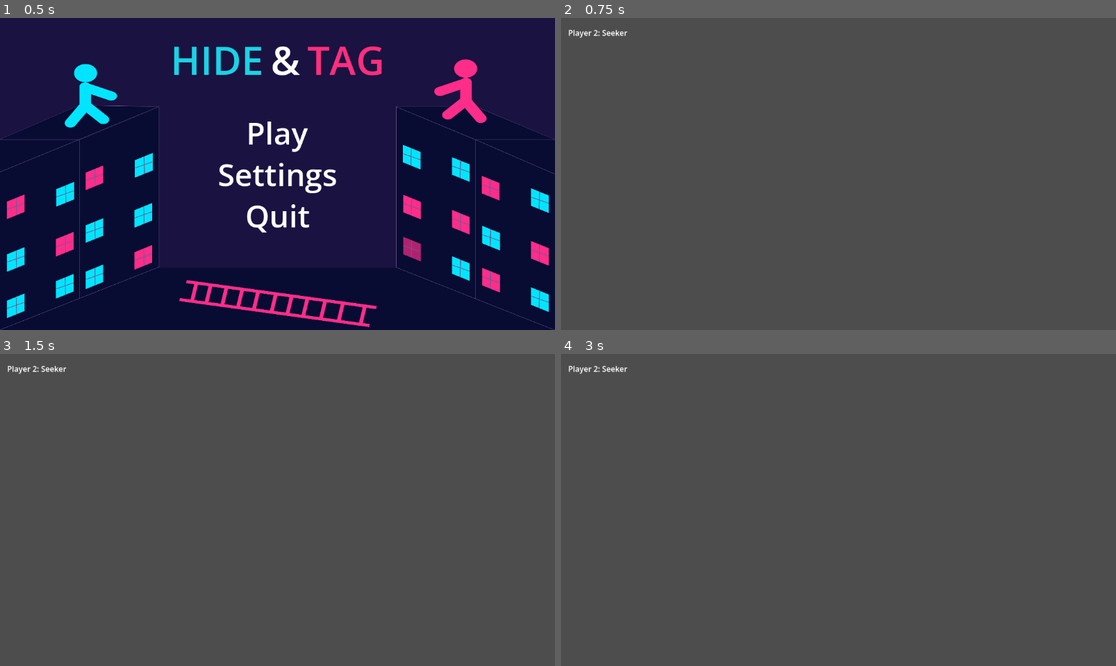
Above: before the commit, frames 1-4 (two rows, left to right).
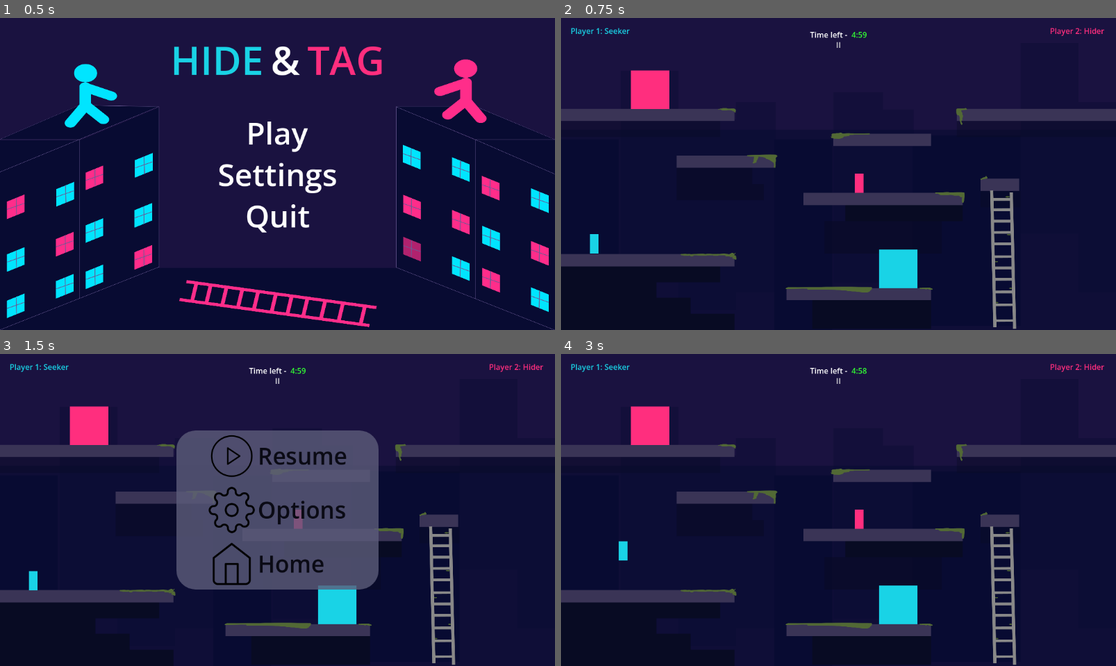
Above: after the commit, the same moments.

Repository: jatinsacodes/Hide-Tag
Game: Godot game, scene res://scenes/main_menu.tscn
Same seed, same stepped clock (60 frames per second), same inputs: the game is played once before the commit and once after it.
Inputs (mouse positions are in pixels of both pictures, inside the frame that each line leads up to):
- Up to frame 1 (0.5 s): no input
- Up to frame 2 (0.75 s): click "Play" at 0.5 s
- Up to frame 3 (1.5 s): click (277, 382) at 1.25 s, where only the run after the commit has a clickable "II"
- Up to frame 4 (3 s): click (838, 456) at 2 s, where only the run after the commit has a clickable "Resume"; tap Enter at 2.75 s; hold D from 2.78 s (still down); hold W from 2.78 s (still down)

Frame 1 is identical in both runs. In frame 2, 100% of the frame differs, in the area x 0-100%, y 0-100%; in frame 3, 99%; in frame 4, 100%.

Commit message:
Made Map 1
Added a timer, map 1, ladder, places to hide, hiding behind places, the game can be paused, respawning, play button loads map 1, timer has colors indicating time left, player 1 is always cyan, player 2 is always pink

Diff:
--- /dev/null
+++ b/scenes/map_1.tscn
@@ -0,0 +1,295 @@
+[gd_scene format=3 uid="uid://c1vaoeno0h7wm"]
+
+[ext_resource type="Script" uid="uid://ddvj30fr7xx28" path="res://scripts/map_1.gd" id="1_00lji"]
+[ext_resource type="Texture2D" uid="uid://d4j46ou0lf65t" path="res://assets/map1_background.png" id="1_87ub3"]
+[ext_resource type="PackedScene" uid="uid://dlurdnmhdxivl" path="res://scenes/player.tscn" id="2_lj2ar"]
+[ext_resource type="PackedScene" uid="uid://bmkr7fbkfj1mc" path="res://scenes/player_2.tscn" id="3_00lji"]
+[ext_resource type="Script" uid="uid://cs1nuueub3oeh" path="res://scripts/ladder.gd" id="3_k075t"]
+[ext_resource type="Texture2D" uid="uid://djibcpnr6ysws" path="res://assets/ladder.png" id="5_0dnla"]
+[ext_resource type="Texture2D" uid="uid://b5o67gjh7cc1d" path="res://assets/resume_icon.png" id="7_fog8g"]
+[ext_resource type="Texture2D" uid="uid://gj77le15glql" path="res://assets/options_icon.png" id="8_2vcri"]
+[ext_resource type="Texture2D" uid="uid://8xvdiho4dneg" path="res://assets/home_icon.png" id="9_wqnuq"]
+
+[sub_resource type="RectangleShape2D" id="RectangleShape2D_87ub3"]
+size = Vector2(360, 25)
+
+[sub_resource type="RectangleShape2D" id="RectangleShape2D_7xies"]
+size = Vector2(204, 25)
+
+[sub_resource type="RectangleShape2D" id="RectangleShape2D_lj2ar"]
+size = Vector2(203, 25)
+
+[sub_resource type="RectangleShape2D" id="RectangleShape2D_00lji"]
+size = Vector2(330.5, 25)
+
+[sub_resource type="RectangleShape2D" id="RectangleShape2D_0dnla"]
+size = Vector2(331, 25.5)
+
+[sub_resource type="RectangleShape2D" id="RectangleShape2D_k075t"]
+size = Vector2(80, 25)
+
+[sub_resource type="RectangleShape2D" id="RectangleShape2D_nfx0i"]
+size = Vector2(360, 25)
+
+[sub_resource type="RectangleShape2D" id="RectangleShape2D_gbsvo"]
+size = Vector2(300, 25)
+
+[sub_resource type="RectangleShape2D" id="RectangleShape2D_2vcri"]
+size = Vector2(56, 288)
+
+[sub_resource type="StyleBoxFlat" id="StyleBoxFlat_08vx1"]
+bg_color = Color(0.36078432, 0.36078432, 0.47843137, 0.8)
+corner_radius_top_left = 40
+corner_radius_top_right = 40
+corner_radius_bottom_right = 40
+corner_radius_bottom_left = 40
+
+[sub_resource type="RectangleShape2D" id="RectangleShape2D_fog8g"]
+size = Vector2(3000, 100)
+
+[node name="Map1" type="Node2D" unique_id=1002578390 node_paths=PackedStringArray("time_label", "pause_button", "player_one", "player_two", "p1_spawn", "p2_spawn", "pause_menu")]
+script = ExtResource("1_00lji")
+time_label = NodePath("CanvasLayer/TimerRow/TimeValue")
+pause_button = NodePath("CanvasLayer/PauseButton")
+player_one = NodePath("Player1")
+player_two = NodePath("Player2")
+p1_spawn = NodePath("P1Spawn")
+p2_spawn = NodePath("P2Spawn")
+pause_menu = NodePath("CanvasLayer/PauseMenu")
+
+[node name="Background" type="TextureRect" parent="." unique_id=1831633259]
+offset_right = 1152.0
+offset_bottom = 648.0
+texture = ExtResource("1_87ub3")
+expand_mode = 1
+
+[node name="Platforms" type="StaticBody2D" parent="." unique_id=1713220383]
+visible = false
+
+[node name="CollisionShape2D" type="CollisionShape2D" parent="Platforms" unique_id=879586796]
+position = Vector2(180, 201.5)
+shape = SubResource("RectangleShape2D_87ub3")
+one_way_collision = true
+
+[node name="CollisionShape2D2" type="CollisionShape2D" parent="Platforms" unique_id=1610683698]
+position = Vector2(342, 299)
+shape = SubResource("RectangleShape2D_7xies")
+one_way_collision = true
+
+[node name="CollisionShape2D3" type="CollisionShape2D" parent="Platforms" unique_id=1127100545]
+position = Vector2(666.5, 253)
+shape = SubResource("RectangleShape2D_lj2ar")
+one_way_collision = true
+
+[node name="CollisionShape2D4" type="CollisionShape2D" parent="Platforms" unique_id=1736826427]
+position = Vector2(986.75, 201.5)
+shape = SubResource("RectangleShape2D_00lji")
+one_way_collision = true
+
+[node name="CollisionShape2D5" type="CollisionShape2D" parent="Platforms" unique_id=1038655832]
+position = Vector2(668.5, 376.25)
+shape = SubResource("RectangleShape2D_0dnla")
+one_way_collision = true
+
+[node name="CollisionShape2D6" type="CollisionShape2D" parent="Platforms" unique_id=1107712316]
+position = Vector2(911, 346.5)
+shape = SubResource("RectangleShape2D_k075t")
+one_way_collision = true
+
+[node name="CollisionShape2D7" type="CollisionShape2D" parent="Platforms" unique_id=1787352122]
+position = Vector2(180, 503.5)
+shape = SubResource("RectangleShape2D_nfx0i")
+one_way_collision = true
+
+[node name="CollisionShape2D8" type="CollisionShape2D" parent="Platforms" unique_id=1505016755]
+position = Vector2(618, 573.5)
+shape = SubResource("RectangleShape2D_gbsvo")
+one_way_collision = true
+
+[node name="Ladder" type="Area2D" parent="." unique_id=952066811 node_paths=PackedStringArray("player_one", "player_two", "ladder_picture", "seeker_wait_timer")]
+script = ExtResource("3_k075t")
+player_one = NodePath("../Player1")
+player_two = NodePath("../Player2")
+ladder_picture = NodePath("LadderPicture")
+seeker_wait_timer = NodePath("SeekerWaitTimer")
+
+[node name="LadderPicture" type="TextureRect" parent="Ladder" unique_id=341458523]
+modulate = Color(0.53333336, 0.53333336, 0.53333336, 1)
+offset_left = 835.0
+offset_top = 352.0
+offset_right = 994.0
+offset_bottom = 652.0
+texture = ExtResource("5_0dnla")
+expand_mode = 1
+
+[node name="CollisionShape2D" type="CollisionShape2D" parent="Ladder" unique_id=521748297]
+position = Vector2(918, 503)
+shape = SubResource("RectangleShape2D_2vcri")
+
+[node name="SeekerWaitTimer" type="Timer" parent="Ladder" unique_id=1007326626]
+wait_time = 5.0
+one_shot = true
+
+[node name="Player1" parent="." unique_id=1091058034 node_paths=PackedStringArray("player_two", "label_p1", "label_p2") instance=ExtResource("2_lj2ar")]
+position = Vector2(69, 457)
+player_two = NodePath("../Player2")
+label_p1 = NodePath("../CanvasLayer/Player One Role")
+label_p2 = NodePath("../CanvasLayer/Player Two Role")
+
+[node name="Player2" parent="." unique_id=217290888 instance=ExtResource("3_00lji")]
+position = Vector2(619, 333)
+
+[node name="CanvasLayer" type="CanvasLayer" parent="." unique_id=1513747693]
+
+[node name="Player One Role" type="Label" parent="CanvasLayer" unique_id=331223707]
+offset_left = 20.0
+offset_top = 15.0
+offset_right = 60.0
+offset_bottom = 38.0
+theme_override_colors/font_color = Color(0.09803922, 0.827451, 0.9019608, 1)
+
+[node name="Player Two Role" type="Label" parent="CanvasLayer" unique_id=430236838]
+offset_left = 1015.0
+offset_top = 15.0
+offset_right = 1055.0
+offset_bottom = 38.0
+theme_override_colors/font_color = Color(1, 0.18039216, 0.49411765, 1)
+horizontal_alignment = 2
+
+[node name="TimerRow" type="HBoxContainer" parent="CanvasLayer" unique_id=298125373]
+anchors_preset = 5
+anchor_left = 0.5
+anchor_right = 0.5
+offset_left = -59.0
+offset_top = 15.0
+offset_right = 59.0
+offset_bottom = 55.0
+grow_horizontal = 2
+
+[node name="TimeText" type="Label" parent="CanvasLayer/TimerRow" unique_id=1922112243]
+layout_mode = 2
+text = "Time left - "
+
+[node name="TimeValue" type="Label" parent="CanvasLayer/TimerRow" unique_id=1835812570]
+layout_mode = 2
+theme_override_colors/font_color = Color(0.2, 1, 0.2, 1)
+text = "5:00"
+
+[node name="PauseButton" type="Button" parent="CanvasLayer" unique_id=1790899456]
+process_mode = 3
+anchors_preset = 5
+anchor_left = 0.5
+anchor_right = 0.5
+offset_left = -9.0
+offset_top = 40.0
+offset_right = 9.0
+offset_bottom = 71.0
+grow_horizontal = 2
+focus_mode = 0
+text = "II"
+flat = true
+
+[node name="PauseMenu" type="Panel" parent="CanvasLayer" unique_id=1402916695]
+process_mode = 3
+visible = false
+anchors_preset = 8
+anchor_left = 0.5
+anchor_top = 0.5
+anchor_right = 0.5
+anchor_bottom = 0.5
+offset_left = -210.0
+offset_top = -165.0
+offset_right = 210.0
+offset_bottom = 165.0
+grow_horizontal = 2
+grow_vertical = 2
+theme_override_styles/panel = SubResource("StyleBoxFlat_08vx1")
+
+[node name="MenuButtons" type="VBoxContainer" parent="CanvasLayer/PauseMenu" unique_id=690443940]
+layout_mode = 1
+anchors_preset = 8
+anchor_left = 0.5
+anchor_top = 0.5
+anchor_right = 0.5
+anchor_bottom = 0.5
+offset_left = -20.0
+offset_top = -20.0
+offset_right = 20.0
+offset_bottom = 20.0
+grow_horizontal = 2
+grow_vertical = 2
+alignment = 1
+
+[node name="ResumeButton" type="Button" parent="CanvasLayer/PauseMenu/MenuButtons" unique_id=102038221]
+layout_mode = 2
+focus_mode = 0
+theme_override_colors/font_color = Color(0.039215688, 0.039215688, 0.078431375, 1)
+theme_override_colors/font_hover_color = Color(1, 1, 1, 1)
+theme_override_constants/icon_max_width = 100
+theme_override_font_sizes/font_size = 48
+text = "Resume"
+icon = ExtResource("7_fog8g")
+flat = true
+alignment = 0
+
+[node name="OptionsButton" type="Button" parent="CanvasLayer/PauseMenu/MenuButtons" unique_id=1053610013]
+layout_mode = 2
+focus_mode = 0
+theme_override_colors/font_color = Color(0.039215688, 0.039215688, 0.078431375, 1)
+theme_override_colors/font_hover_color = Color(1, 1, 1, 1)
+theme_override_constants/icon_max_width = 100
+theme_override_font_sizes/font_size = 48
+text = "Options"
+icon = ExtResource("8_2vcri")
+flat = true
+alignment = 0
+
+[node name="HomeButton" type="Button" parent="CanvasLayer/PauseMenu/MenuButtons" unique_id=2005567034]
+layout_mode = 2
+focus_mode = 0
+theme_override_colors/font_color = Color(0.039215688, 0.039215688, 0.078431375, 1)
+theme_override_colors/font_hover_color = Color(1, 1, 1, 1)
+theme_override_constants/icon_max_width = 100
+theme_override_font_sizes/font_size = 48
+text = "Home"
+icon = ExtResource("9_wqnuq")
+flat = true
+alignment = 0
+
+[node name="P1Spawn" type="Marker2D" parent="." unique_id=1602238065]
+position = Vector2(40, 109)
+
+[node name="P2Spawn" type="Marker2D" parent="." unique_id=2112580733]
+position = Vector2(1108, 110)
+
+[node name="FallZone" type="Area2D" parent="." unique_id=28724551]
+visible = false
+
+[node name="CollisionShape2D" type="CollisionShape2D" parent="FallZone" unique_id=113058089]
+position = Vector2(624, 745)
+shape = SubResource("RectangleShape2D_fog8g")
+
+[node name="PinkBox" type="ColorRect" parent="." unique_id=873101678]
+z_index = 1
+offset_left = 145.0
+offset_top = 109.0
+offset_right = 225.0
+offset_bottom = 189.0
+color = Color(1, 0.18039216, 0.49411765, 1)
+
+[node name="CyanBox" type="ColorRect" parent="." unique_id=328646185]
+z_index = 1
+offset_left = 660.0
+offset_top = 481.0
+offset_right = 740.0
+offset_bottom = 561.0
+color = Color(0.09803922, 0.827451, 0.9019608, 1)
+
+[connection signal="body_entered" from="Ladder" to="Ladder" method="_on_body_entered"]
+[connection signal="body_exited" from="Ladder" to="Ladder" method="_on_body_exited"]
+[connection signal="timeout" from="Ladder/SeekerWaitTimer" to="Ladder" method="_on_seeker_wait_timer_timeout"]
+[connection signal="pressed" from="CanvasLayer/PauseButton" to="." method="_on_pause_button_pressed"]
+[connection signal="pressed" from="CanvasLayer/PauseMenu/MenuButtons/ResumeButton" to="." method="_on_resume_button_pressed"]
+[connection signal="pressed" from="CanvasLayer/PauseMenu/MenuButtons/OptionsButton" to="." method="_on_options_button_pressed"]
+[connection signal="pressed" from="CanvasLayer/PauseMenu/MenuButtons/HomeButton" to="." method="_on_home_button_pressed"]
+[connection signal="body_entered" from="FallZone" to="." method="_on_fall_zone_body_entered"]
--- a/scenes/player.tscn
+++ b/scenes/player.tscn
@@ -9,6 +9,7 @@
 size = Vector2(30, 44)
 
 [node name="CharacterBody2D" type="CharacterBody2D" unique_id=1091058034 node_paths=PackedStringArray("player_two")]
+modulate = Color(0.09803922, 0.827451, 0.9019608, 1)
 script = ExtResource("1_3vyb7")
 player_two = NodePath(".")
 
--- a/scenes/player_2.tscn
+++ b/scenes/player_2.tscn
@@ -9,6 +9,7 @@
 size = Vector2(18, 40)
 
 [node name="CharacterBody2D" type="CharacterBody2D" unique_id=217290888]
+modulate = Color(1, 0.18039216, 0.49411765, 1)
 script = ExtResource("1_l6tho")
 
 [node name="CollisionShape2D" type="CollisionShape2D" parent="." unique_id=366748247]
--- /dev/null
+++ b/scripts/ladder.gd
@@ -0,0 +1,58 @@
+extends Area2D
+
+@export var player_one: CharacterBody2D
+@export var player_two: CharacterBody2D
+@export var ladder_picture: TextureRect
+@export var seeker_wait_timer: Timer
+
+#Seeker cant climb ladder yet
+var seeker_allowed = true
+
+func _physics_process(_delta: float) -> void:
+	#Find out who hider and seeker is
+	var seeker
+	var hider
+	if player_one.is_seeker:
+		seeker = player_one
+		hider = player_two
+	else:
+		seeker = player_two
+		hider = player_one
+	#Hider can climb whenever
+	hider.can_climb = overlaps_body(hider)
+	#Seeker can only climb after 5 seconds ended
+	seeker.can_climb = overlaps_body(seeker) and seeker_allowed
+
+
+func _on_body_entered(body: Node2D) -> void:
+	#Ignore anything else
+	if body != player_one and body != player_two:
+		return
+	#When the hider gets on the ladder
+	if not body.is_seeker:
+		#Turning the ladders colour
+		ladder_picture.modulate = body.modulate
+		#Seeker can't get on yet and has to wait
+		seeker_allowed = false
+		seeker_wait_timer.stop()
+	elif seeker_allowed:
+		#Turns the ladder to the seeker colour
+		ladder_picture.modulate = body.modulate
+
+
+func _on_body_exited(body: Node2D) -> void:
+	#Ignore anything else
+	if body != player_one and body != player_two:
+		return
+	#Start the 5 second timer after hider gets of
+	if not body.is_seeker:
+		seeker_wait_timer.start()
+	elif seeker_allowed:
+		ladder_picture.modulate = Color("888888")
+
+
+func _on_seeker_wait_timer_timeout() -> void:
+	#Seeker can go on the ladder now
+	seeker_allowed = true
+	#Ladder back to grey
+	ladder_picture.modulate = Color("888888")
--- a/scripts/main_menu.gd
+++ b/scripts/main_menu.gd
@@ -1,13 +1,10 @@
 extends Control
 
-
 func _on_play_button_pressed() -> void:
-	get_tree().change_scene_to_file("res://scenes/main.tscn")
-
+	get_tree().change_scene_to_file("res://scenes/map_1.tscn")
 
 func _on_settings_button_pressed() -> void:
 	print("Settings button pressed")
 
-
 func _on_quit_button_pressed() -> void:
 	get_tree().quit()
--- /dev/null
+++ b/scripts/map_1.gd
@@ -0,0 +1,73 @@
+extends Node2D
+
+#How long the rounds are
+var time_left = 300.0
+
+@export var time_label: Label
+@export var pause_button: Button
+@export var player_one: CharacterBody2D
+@export var player_two: CharacterBody2D
+@export var p1_spawn: Marker2D
+@export var p2_spawn: Marker2D
+@export var pause_menu: Panel
+
+func _process(delta:float) -> void:
+	#Taking away the time
+	if time_left > 0:
+		time_left -= delta
+
+	#Time cannot reach 0
+	if time_left < 0:
+		time_left = 0
+
+	#Turning time into whole seconds and then turning into minutes and seconds
+	var total_seconds = int(time_left)
+
+	var minutes = int(total_seconds/60.0)
+	var seconds = total_seconds % 60
+
+	#Showing time in this format 3:05
+	time_label.text = str(minutes) + ":" +str(seconds).pad_zeros(2)
+
+	#Changing time colour based on time left
+	if total_seconds > 180:
+		time_label.add_theme_color_override("font_color", Color("33ff33"))
+	elif total_seconds > 60:
+		time_label.add_theme_color_override("font_color", Color("f5c542"))
+	else:
+		time_label.add_theme_color_override("font_color", Color("ff3333"))
+	#Only the hider can hide behind the boxes
+	if player_one.is_seeker:
+		player_one.z_index = 2
+		player_two.z_index = 0
+	else:
+		player_one.z_index = 0
+		player_two.z_index = 2
+
+func _on_pause_button_pressed() -> void:
+	#Pausing the game
+	get_tree().paused = true
+	pause_menu.visible = true
+
+
+func _on_fall_zone_body_entered(body: Node2D) -> void:
+	if body == player_one:
+		player_one.global_position = p1_spawn.global_position
+		player_one.velocity = Vector2.ZERO
+	elif body == player_two:
+		player_two.global_position = p2_spawn.global_position
+		player_two.velocity = Vector2.ZERO
+
+
+func _on_resume_button_pressed() -> void:
+	#Hide the pause menu
+	pause_menu.visible = false
+	get_tree().paused = false
+
+func _on_options_button_pressed() -> void:
+	#Options button
+	print("Options button pressed")
+
+func _on_home_button_pressed() -> void:
+	get_tree().paused = false
+	get_tree().change_scene_to_file("res://scenes/main_menu.tscn")
--- a/scripts/player_1.gd
+++ b/scripts/player_1.gd
@@ -1,7 +1,8 @@
 extends CharacterBody2D
 
-var SPEED = 300.0
-var JUMP_VELOCITY = -400.0
+var speed = 300
+var jump_velocity = -400
+var climb_speed = 150
 
 # True means this player is currently the seeker
 var is_seeker = false
@@ -9,15 +10,17 @@
 # True means this player cannot move
 var is_frozen = false
 
-# Stops the tag from firing over and over while players overlap
+# Stops the tag from happening agein and while players overlap are in contact
 var can_tag = false
+#Decides if the players can climb or not
+var can_climb = false
 
 @export var player_two: CharacterBody2D
 @export var label_p1: Label
 @export var label_p2: Label
 
 func _ready() -> void:
-	# Randomly pick who starts as seeker
+	# Randomly pick which player starts as seeker
 	if randi() % 2 == 0:
 		is_seeker = true
 		player_two.is_seeker = false
@@ -25,15 +28,15 @@
 		is_seeker = false
 		player_two.is_seeker = true
 
-	# Update the labels to show starting roles
+	# Updating the labels to show starting roles
 	update_labels()
 
-	# Wait 1 second before allowing tagging so nothing fires at startup
+	# Wait 1 second before allowing tagging when game starts
 	await get_tree().create_timer(1.0).timeout
 	can_tag = true
 
 func update_labels() -> void:
-	# Update the HUD text to match current roles
+	# Update the screen to match current roles and change their colours
 	if is_seeker:
 		label_p1.text = "Player 1: Seeker"
 		label_p2.text = "Player 2: Hider"
@@ -42,7 +45,7 @@
 		label_p2.text = "Player 2: Seeker"
 
 func _physics_process(delta: float) -> void:
-	# Check every frame if player two is overlapping and tag is allowed
+	# Check if player two is overlapping and tag is allowed
 	if can_tag and $Area2D.overlaps_body(player_two):
 		can_tag = false
 
@@ -50,7 +53,7 @@
 		is_seeker = !is_seeker
 		player_two.is_seeker = !player_two.is_seeker
 
-		# Update the HUD to show new roles
+		# Update the screen to show new roles
 		update_labels()
 
 		# Freeze the new seeker for 5 seconds
@@ -66,7 +69,7 @@
 		# Allow tagging again
 		can_tag = true
 
-	# If frozen only apply gravity, no movement allowed
+	# If frozen only apply gravity no movement allowed
 	if is_frozen:
 		if not is_on_floor():
 			velocity += get_gravity() * delta
@@ -74,13 +77,21 @@
 		move_and_slide()
 		return
 
-	# Gravity
-	if not is_on_floor():
-		velocity += get_gravity() * delta
+	#Climbing the ladder
+	if can_climb:
+		velocity.y = 0
+		if Input.is_key_pressed(KEY_W):
+			velocity.y = -climb_speed
+		if Input.is_key_label_pressed(KEY_S):
+			velocity.y = climb_speed
+	else:
+		# Gravity
+		if not is_on_floor():
+			velocity += get_gravity() * delta
 
-	# Jump with W key
-	if Input.is_key_pressed(KEY_W) and is_on_floor():
-		velocity.y = JUMP_VELOCITY
+		# Jump with W key
+		if Input.is_key_pressed(KEY_W) and is_on_floor():
+			velocity.y = jump_velocity
 
 	# Left and right movement
 	var direction := 0.0
@@ -89,11 +100,10 @@
 	if Input.is_key_pressed(KEY_D):
 		direction += 1.0
 
-
 	if direction:
-		velocity.x = direction * SPEED
+		velocity.x = direction * speed
 	else:
-		velocity.x = move_toward(velocity.x, 0, SPEED)
+		velocity.x = move_toward(velocity.x, 0, speed)
 
 	# Move down with S key
 	if Input.is_key_pressed(KEY_S):
--- a/scripts/player_2.gd
+++ b/scripts/player_2.gd
@@ -1,16 +1,19 @@
 extends CharacterBody2D
 
-var SPEED = 300.0
-var JUMP_VELOCITY = -400.0
+var speed = 300
+var jump_velocity = -400
+var climb_speed = 150
 
 # Set by player one's script when roles are assigned or swapped
 var is_seeker = false
 
 # Set by player one's script when this player needs to be frozen
 var is_frozen = false
+#Decides if the players can climb or not
+var can_climb = false
 
 func _physics_process(delta: float) -> void:
-	# If frozen only apply gravity so player falls, no movement
+	# If frozen only apply gravity so player falls no movement
 	if is_frozen:
 		if not is_on_floor():
 			velocity += get_gravity() * delta
@@ -18,13 +21,20 @@
 		move_and_slide()
 		return
 
-	# Gravity
-	if not is_on_floor():
-		velocity += get_gravity() * delta
+	if can_climb:
+		velocity.y = 0
+		if Input.is_key_pressed(KEY_UP):
+			velocity.y = -climb_speed
+		if Input.is_key_label_pressed(KEY_DOWN):
+			velocity.y = climb_speed
+	else:
+		# Gravity
+		if not is_on_floor():
+			velocity += get_gravity() * delta
 
-	# Jump with up arrow
-	if Input.is_key_pressed(KEY_UP) and is_on_floor():
-		velocity.y = JUMP_VELOCITY
+		# Jump with up arrow
+		if Input.is_key_pressed(KEY_UP) and is_on_floor():
+			velocity.y = jump_velocity
 
 	# Left and right movement
 	var direction := 0.0
@@ -34,9 +44,9 @@
 		direction += 1.0
 
 	if direction:
-		velocity.x = direction * SPEED
+		velocity.x = direction * speed
 	else:
-		velocity.x = move_toward(velocity.x, 0, SPEED)
+		velocity.x = move_toward(velocity.x, 0, speed)
 
 	# Move down with down arrow
 	if Input.is_key_pressed(KEY_DOWN):
Binary file added: assets/home_icon.png
Not shown, added: assets/home_icon.png.import
Binary file added: assets/ladder.png
Not shown, added: assets/ladder.png.import
Binary file added: assets/map1_background.png
Not shown, added: assets/map1_background.png.import
Binary file added: assets/options_icon.png
Not shown, added: assets/options_icon.png.import
Binary file added: assets/resume_icon.png
Not shown, added: assets/resume_icon.png.import
Binary file added: error_pictures/Screenshot 2026-09-15 121159.png
Not shown, added: error_pictures/Screenshot 2026-09-15 121159.png.import
(and 2 more such lines)
